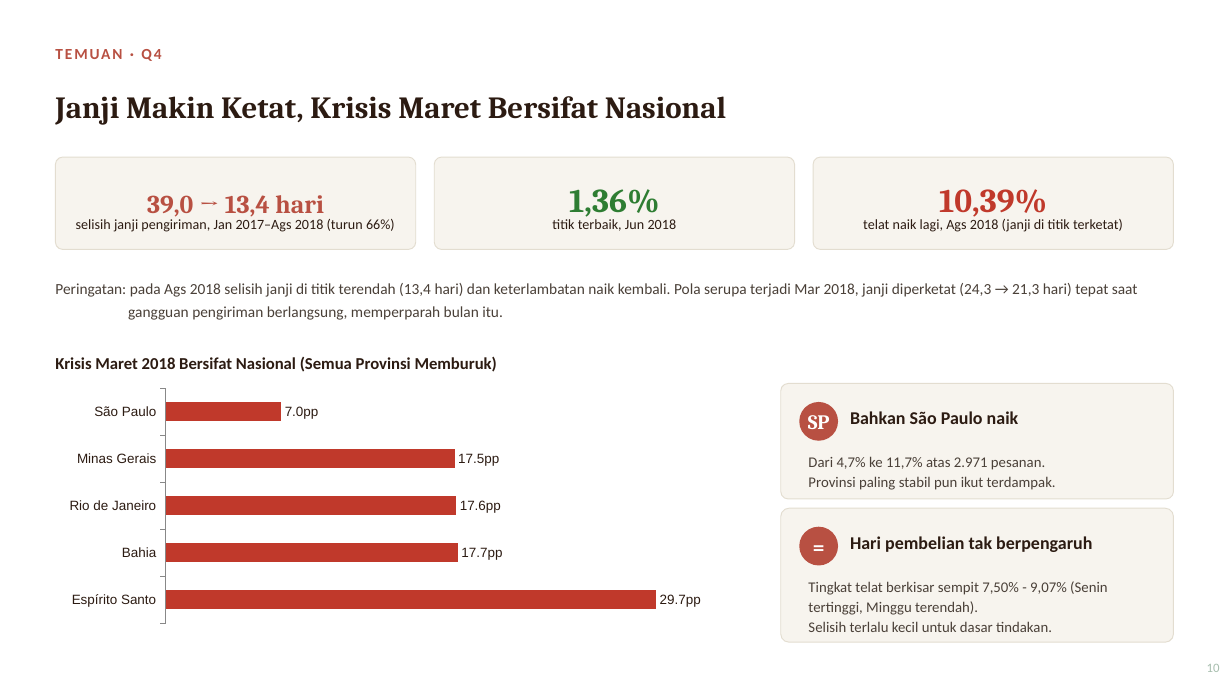
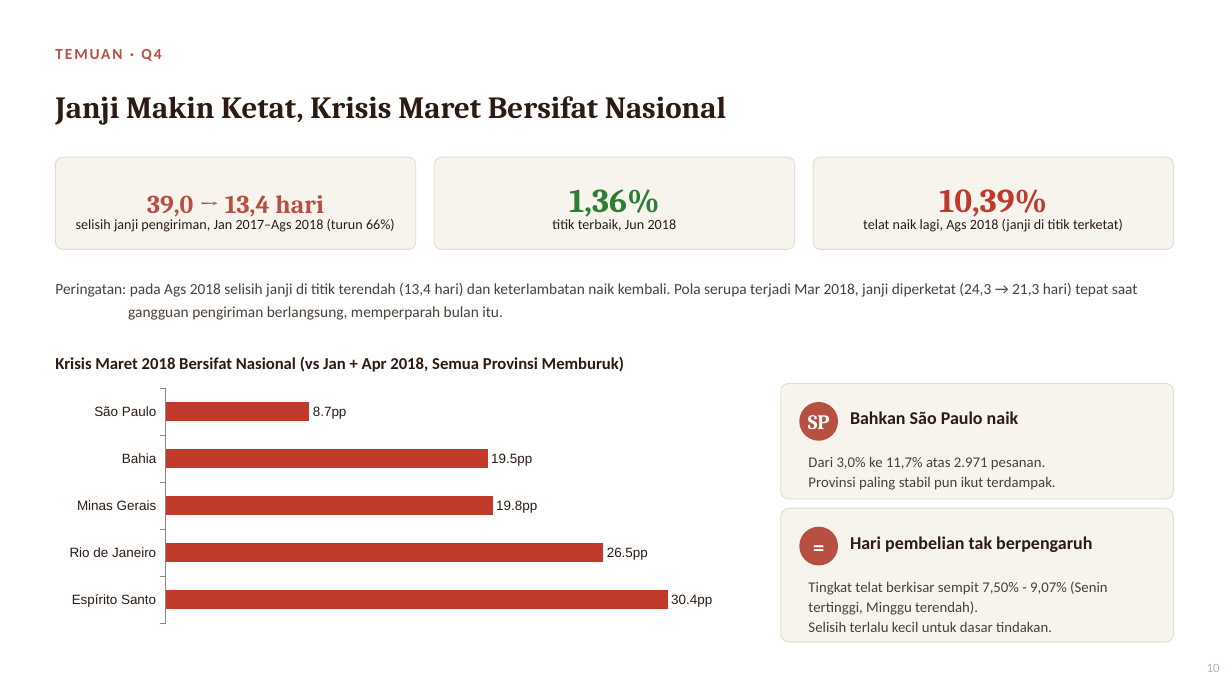
Before and after one commit to ArifHerfianZaenChartiko/Diagnosis-Keterlambatan-Pengiriman-Marketplace-Olist, a slide deck: slide 10 of 07_presentation/Diagnosis_Keterlambatan_Pengiriman_Olist.pptx. Drawn at 1232x693 pixels with LibreOffice and Linux fonts; fonts in the diff are those of the drawing. Boxes give left, top, right and bottom in pixels: in the first picture for what was removed or moved away, otherwise in the second. Text is boxed around its words. In the diff, an @@ line names an element or a change of style, - is before the commit and + after.

Commit message:
revisi analisis Q2, Q3, Q4 dan rapikan validasi
- Q2: porsi tahap dihitung pakai rata-rata (86% transit, 14% gudang)
- Q3: cek dugaan RJ (ruang janji vs p90 transit), kategori produk tanpa LIMIT
- Q4b: pembanding Jan + Apr 2018, Feb tidak ikut dihitung
- Q5: koreksi angka ulasan dan nilai pesanan telat
- notebook validasi ambil angka SQL langsung lewat query
- path import relatif, screenshot dashboard di README

```diff
--- a/07_presentation/Diagnosis_Keterlambatan_Pengiriman_Olist.pptx
+++ b/07_presentation/Diagnosis_Keterlambatan_Pengiriman_Olist.pptx
@@ text at (55, 356, 624, 372): text changed @@
-Krisis Maret 2018 Bersifat Nasional (Semua Provinsi Memburuk)
+Krisis Maret 2018 Bersifat Nasional (vs Jan + Apr 2018, Semua Provinsi Memburuk)
@@ bar chart at (55, 384, 758, 628) @@
-categories: Espírito Santo, Bahia, Rio de Janeiro, Minas Gerais, São Paulo
+categories: Espírito Santo, Rio de Janeiro, Minas Gerais, Bahia, São Paulo
-Series 1: 29.7, 17.7, 17.6, 17.5, 7
+Series 1: 30.4, 26.5, 19.8, 19.5, 8.7
@@ text at (808, 456, 1045, 470): text changed @@
-Dari 4,7% ke 11,7% atas 2.971 pesanan.
+Dari 3,0% ke 11,7% atas 2.971 pesanan.
```
Also in this commit, not shown: 7 other slides changed, 9 other files.
